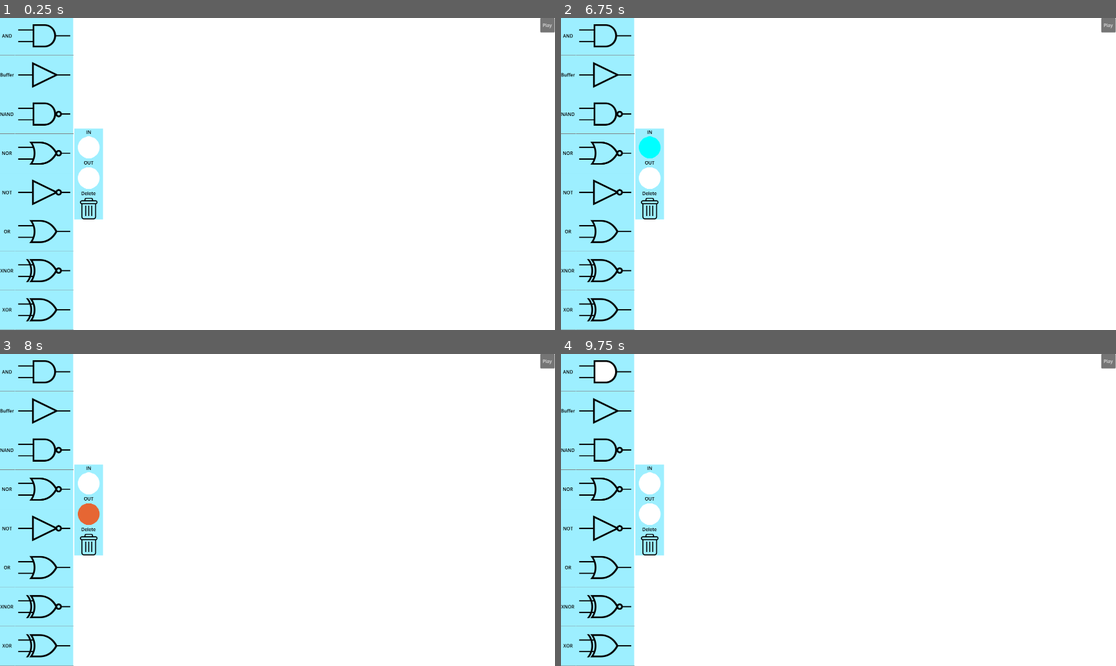
Above: before the commit, frames 1-4 (two rows, left to right).
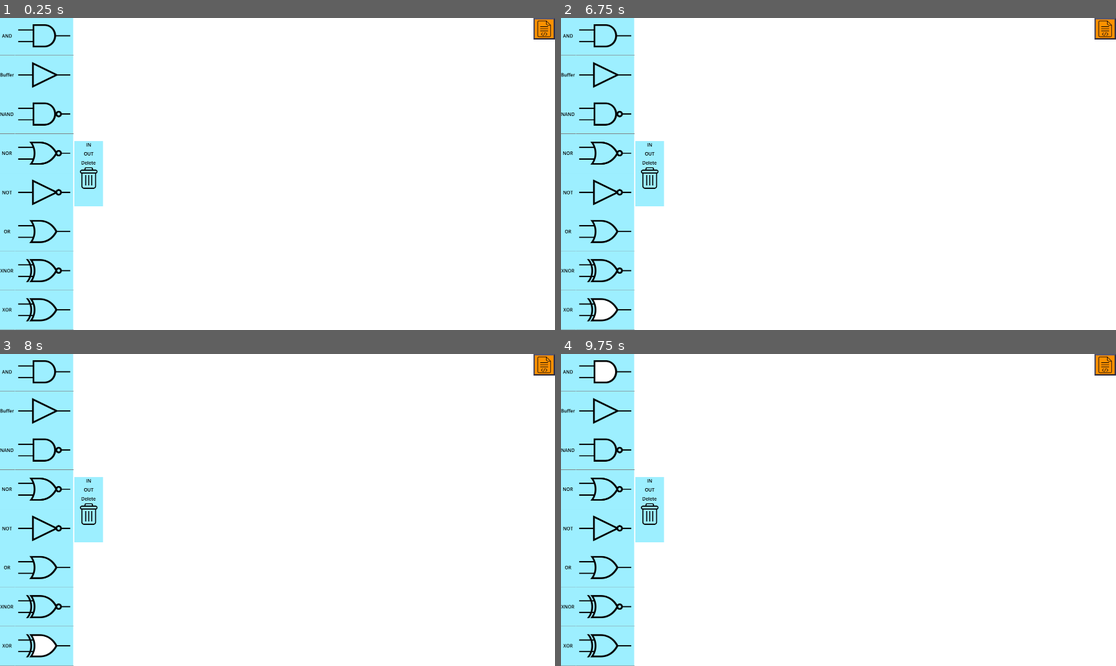
Above: after the commit, the same moments.

Repository: sleep-walkerr/CircuitCanvas
Game: Godot game, scene res://MainScene.tscn
Same seed, same stepped clock (60 frames per second), same inputs: the game is played once before the commit and once after it.
Inputs (mouse positions are in pixels of both pictures, inside the frame that each line leads up to; where the layout moved, square brackets give the same spot in the first picture):
- Up to frame 1 (0.25 s): no input
- Up to frame 2 (6.75 s): click (605, 36) at 0.5 s; click (605, 74) at 1.25 s; click (605, 114) at 2 s; click (605, 152) at 2.75 s; click (605, 192) at 3.5 s; click (605, 230) at 4.25 s; click (605, 270) at 5 s; click (605, 311) at 5.75 s; click (649, 149) [649, 145] at 6.5 s
- Up to frame 3 (8 s): click (88, 494) [88, 513] at 7.25 s
- Up to frame 4 (9.75 s): click (1104, 363) [1110, 360] at 8 s; click (1104, 363) [1110, 360] at 8.75 s; click (605, 372) at 9.5 s

The runs differ from the first frame. In frame 1, 1.2% of the frame differs, in the area x 13-100%, y 0-65%; in frame 2, 1.4%, in the area x 5-100%, y 0-97%; in frame 3, 1.4%; in frame 4, 1.2%.

Commit message:
Fixed mouse warp jumping for the most part after drag and drop. Added icon for create sdl file button.

Diff:
--- a/GUI/GUIScript.gd
+++ b/GUI/GUIScript.gd
@@ -25,8 +25,8 @@
 
 
 		var currentGateTextureButton = TextureButton.new()
-		currentGateTextureButton.texture_normal = load("res://Gate/" + gateType + ".png")
-		currentGateTextureButton.texture_pressed = load("res://Gate/" + gateType + "Pressed.png")
+		currentGateTextureButton.texture_normal = load("res://Icons/" + gateType + ".png")
+		currentGateTextureButton.texture_pressed = load("res://Icons/" + gateType + "Pressed.png")
 		currentGateTextureButton.stretch_mode = TextureButton.STRETCH_KEEP_CENTERED
 		currentGateTextureButton.name = gateType
 		currentGateTextureButton.size_flags_vertical = Control.SIZE_EXPAND_FILL
@@ -51,7 +51,7 @@
 
 		var currentOtherTextureButton = TextureButton.new()
 		currentOtherTextureButton.name = otherType
-		currentOtherTextureButton.texture_normal = load("res://Input_Output/" + otherType + ".png")
+		currentOtherTextureButton.texture_normal = load("res://Icons/" + otherType + ".png")
 		currentOtherTextureButton.stretch_mode = TextureButton.STRETCH_KEEP_CENTERED
 		get_node("HBoxContainer//Control2/VBoxContainer").add_child(currentOtherTextureButton)
 
--- a/Gate/Gate.gd
+++ b/Gate/Gate.gd
@@ -13,7 +13,7 @@
 
 func set_Gate_Type(type):
 	# adds corresponding gate texture to instanced gate
-	gateSprite.texture = load("res://Gate/" + type + "Instanced.png")
+	gateSprite.texture = load("res://Icons/" + type + "Instanced.png")
 	self.add_child(gateSprite)
 	#script switching and whatnot will happen here when i've worked on the functionality of the gates later
 
@@ -21,6 +21,7 @@
 func calculate_Output_PIN_Index(newPINNumber):
 	#find new index of output pin
 	inAndOutPINListDictionary["OUT"][0].set_meta("PINNo", newPINNumber+1)
+
 
 func _ready():
 	$Area2D.connect("input_event",Callable(get_node("/root/Node2D"),"InstancedCircuitObjectInput").bind(self))
--- a/Gate/Gate.tscn
+++ b/Gate/Gate.tscn
@@ -1,7 +1,7 @@
 [gd_scene load_steps=5 format=3 uid="uid://b0yijn7js5wdy"]
 
-[ext_resource type="Texture2D" uid="uid://cf4mg45s8j4ky" path="res://Gate/Blank.png" id="1"]
 [ext_resource type="Script" path="res://Gate/Gate.gd" id="2"]
+[ext_resource type="Texture2D" uid="uid://c3vqurekb1ig2" path="res://Icons/Blank.png" id="2_ktuw3"]
 
 [sub_resource type="RectangleShape2D" id="1"]
 size = Vector2(223.5, 100)
@@ -21,7 +21,7 @@
 self_modulate = Color(0.419608, 0.933333, 1, 0.392157)
 show_behind_parent = true
 scale = Vector2(1.1175, 1)
-texture = ExtResource("1")
+texture = ExtResource("2_ktuw3")
 
 [node name="Area2D" type="Area2D" parent="."]
 collision_layer = 2
--- a/GatePIN/InPIN.tscn
+++ b/GatePIN/InPIN.tscn
@@ -1,7 +1,7 @@
-[gd_scene load_steps=4 format=3 uid="uid://su3moy6e73fh"]
+[gd_scene load_steps=4 format=3 uid="uid://byhoc0p41pvsk"]
 
 [ext_resource type="Script" path="res://GatePIN/PIN.gd" id="1_vklv8"]
-[ext_resource type="Texture2D" uid="uid://ceiv2ip1a2jy3" path="res://GatePIN/InPIN.png" id="2_d5ktr"]
+[ext_resource type="Texture2D" uid="uid://ceiv2ip1a2jy3" path="res://Icons/InPIN.png" id="2_c3wtb"]
 
 [sub_resource type="CircleShape2D" id="CircleShape2D_futx2"]
 radius = 9.0
@@ -12,7 +12,7 @@
 
 [node name="Pin" type="Sprite2D" parent="."]
 self_modulate = Color(0, 0, 0, 1)
-texture = ExtResource("2_d5ktr")
+texture = ExtResource("2_c3wtb")
 
 [node name="Area2D" type="Area2D" parent="."]
 
--- a/GatePIN/OutPIN.tscn
+++ b/GatePIN/OutPIN.tscn
@@ -1,7 +1,7 @@
-[gd_scene load_steps=4 format=3 uid="uid://bwdhxt47i8pe1"]
+[gd_scene load_steps=4 format=3 uid="uid://cna52vbos2hhj"]
 
 [ext_resource type="Script" path="res://GatePIN/PIN.gd" id="1_6b4mb"]
-[ext_resource type="Texture2D" uid="uid://d3ka6dec472u0" path="res://GatePIN/OutPIN.png" id="1_724dw"]
+[ext_resource type="Texture2D" uid="uid://d3ka6dec472u0" path="res://Icons/OutPIN.png" id="2_gpxyp"]
 
 [sub_resource type="CircleShape2D" id="CircleShape2D_futx2"]
 radius = 9.0
@@ -12,7 +12,7 @@
 
 [node name="OutPin" type="Sprite2D" parent="."]
 self_modulate = Color(0, 0, 0, 1)
-texture = ExtResource("1_724dw")
+texture = ExtResource("2_gpxyp")
 
 [node name="Area2D" type="Area2D" parent="."]
 
--- a/Input_Output/Input_Output.tscn
+++ b/Input_Output/Input_Output.tscn
@@ -1,8 +1,8 @@
 [gd_scene load_steps=8 format=3 uid="uid://dqwjnwliy27fb"]
 
 [ext_resource type="Script" path="res://Input_Output/Input_Output.gd" id="1_ymao4"]
-[ext_resource type="Texture2D" uid="uid://bd77wqshmdtar" path="res://Input_Output/BodyX.png" id="2_dac8j"]
-[ext_resource type="Texture2D" uid="uid://cf4mg45s8j4ky" path="res://Gate/Blank.png" id="3_0vn13"]
+[ext_resource type="Texture2D" uid="uid://0a8e2mptimv5" path="res://Icons/IN_OUT_BODY.png" id="2_6avka"]
+[ext_resource type="Texture2D" uid="uid://coejn8p7sr42a" path="res://Icons/IOBlank.png" id="3_jwg8m"]
 
 [sub_resource type="CircleShape2D" id="CircleShape2D_2haeo"]
 radius = 38.3275
@@ -54,7 +54,7 @@
 [node name="BodyX" type="Sprite2D" parent="."]
 self_modulate = Color(0.262745, 0.643137, 0.929412, 0.541176)
 z_index = -1
-texture = ExtResource("2_dac8j")
+texture = ExtResource("2_6avka")
 
 [node name="Blank" type="Sprite2D" parent="."]
 visible = false
@@ -62,7 +62,7 @@
 show_behind_parent = true
 position = Vector2(9.53674e-07, -0.500002)
 scale = Vector2(0.39, 0.79)
-texture = ExtResource("3_0vn13")
+texture = ExtResource("3_jwg8m")
 
 [node name="PINSpacer" type="Line2D" parent="."]
 visible = false
--- a/MainScene.gd
+++ b/MainScene.gd
@@ -53,16 +53,18 @@
 
 			elif Input.mouse_mode == Input.MOUSE_MODE_CAPTURED:
 				Input.mouse_mode = Input.MOUSE_MODE_HIDDEN
-				Input.warp_mouse(scene_currently_over.position + scene_currently_over.offset)
+				await get_tree().process_frame
+				Input.warp_mouse(scene_currently_over.get_position_delta() + scene_currently_over.offset)
 				Input.mouse_mode = Input.MOUSE_MODE_VISIBLE
+				mouseOverAndSelectionCast.enabled = true
 
 		if Input.mouse_mode == Input.MOUSE_MODE_CAPTURED:
 			scene_currently_over.direction += mouseDelta* (Performance.get_monitor(Performance.TIME_FPS)) * delta # current position of mouse relative to last * current fps * time since last frame. This allows for consistent movement reguardless of framerate
 			mouseDelta = Vector2(0,0)
 	elif Input.mouse_mode == Input.MOUSE_MODE_CAPTURED:
 		Input.mouse_mode = Input.MOUSE_MODE_HIDDEN
-		Input.warp_mouse(scene_currently_over.position + scene_currently_over.offset)
 		Input.mouse_mode = Input.MOUSE_MODE_VISIBLE
+		mouseOverAndSelectionCast.enabled = true
 
 func _input(event):
 	if !Input.is_key_pressed(KEY_CTRL):
@@ -118,6 +120,7 @@
 	if !Input.is_key_pressed(KEY_CTRL):
 		if Input.is_mouse_button_pressed(1): #check if you clicked and then moved mouse w/o letting go of mouse 1 (for drag initiation) since last input event
 			if objectSendingInput.lastMousePos != get_global_mouse_position():
+				mouseOverAndSelectionCast.enabled = false
 				Input.mouse_mode = Input.MOUSE_MODE_CAPTURED
 
 func UpdateConnectionCoordinates(sceneToUpdate): # updates coordinates of and redraws connection as participating gate is moved
@@ -296,15 +299,15 @@
 func SetSelectedGate(gateButton):
 	for gateButtonIterate in $GUI/HBoxContainer/Control/HBoxContainer/VBoxContainer.get_children():
 		if "TextureButton" in gateButtonIterate.get_class():
-			gateButtonIterate.texture_normal = load("res://Gate/" + gateButtonIterate.name + ".png")
+			gateButtonIterate.texture_normal = load("res://Icons/" + gateButtonIterate.name + ".png")
 	for otherButtonIterate in $GUI/HBoxContainer/Control2/VBoxContainer.get_children():
 		if otherButtonIterate.name == "IN" or otherButtonIterate.name == "OUT":
 			otherButtonIterate.self_modulate = Color(1.0, 1.0, 1.0, 1.0)
 		elif otherButtonIterate.name == "Delete":
-			otherButtonIterate.texture_normal = load("res://Input_Output/Delete.png")
+			otherButtonIterate.texture_normal = load("res://Icons/Delete.png")
 
 	if gateButton.name == "Delete":
-		gateButton.texture_normal = load("res://Input_Output/DeletePressed.png")
+		gateButton.texture_normal = load("res://Icons/DeletePressed.png")
 		selectedGate = gateButton.name
 	elif gateButton.name == "IN":
 		gateButton.self_modulate = Color(0.0, 1.0, 1.0, 1.0)
@@ -313,7 +316,7 @@
 		gateButton.self_modulate = Color(0.9, 0.4, 0.2, 1.0)
 		selectedGate = gateButton.name
 	else:
-		gateButton.texture_normal = load("res://Gate/" + gateButton.name + "Pressed.png")
+		gateButton.texture_normal = load("res://Icons/" + gateButton.name + "Pressed.png")
 		selectedGate = gateButton.name
 
 func _on_gd_example_position_changed(node, new_pos):
--- a/MainScene.tscn
+++ b/MainScene.tscn
@@ -1,10 +1,12 @@
-[gd_scene load_steps=4 format=3 uid="uid://dljx875ck4qqg"]
+[gd_scene load_steps=6 format=3 uid="uid://dljx875ck4qqg"]
 
 [ext_resource type="Script" path="res://MainScene.gd" id="2"]
+[ext_resource type="Texture2D" uid="uid://d2vpectiowrl4" path="res://Icons/scriptButton.png" id="3_d1bm1"]
+[ext_resource type="Texture2D" uid="uid://dsajjk1k1f270" path="res://Icons/scriptButtonPressed.png" id="4_e0x60"]
 [ext_resource type="PackedScene" uid="uid://cfunyue2jj6vc" path="res://GUI/GUI.tscn" id="10"]
 
 [sub_resource type="RectangleShape2D" id="RectangleShape2D_wq1or"]
-size = Vector2(52, 52)
+size = Vector2(75, 75)
 
 [node name="Node2D" type="Node2D"]
 script = ExtResource("2")
@@ -48,22 +50,20 @@
 4/6/2023
 - To solve for selection bug "
 
-[node name="SimulateLogicButton" type="Button" parent="."]
-anchors_preset = 8
-anchor_left = 0.5
-anchor_top = 0.5
-anchor_right = 0.5
-anchor_bottom = 0.5
-offset_left = 1869.0
-offset_right = 1919.0
-offset_bottom = 50.0
-grow_horizontal = 2
-grow_vertical = 2
+[node name="SimulateLogicButton" type="TextureButton" parent="."]
+anchors_preset = 1
+anchor_left = 1.0
+anchor_right = 1.0
+offset_left = 1845.0
+offset_right = 1920.0
+offset_bottom = 75.0
+grow_horizontal = 0
 pivot_offset = Vector2(25, 25)
-text = "Play"
+texture_normal = ExtResource("3_d1bm1")
+texture_pressed = ExtResource("4_e0x60")
 
 [node name="Area2D" type="Area2D" parent="SimulateLogicButton"]
-position = Vector2(25, 25)
+position = Vector2(37.5, 37.5)
 
 [node name="CollisionShape2D" type="CollisionShape2D" parent="SimulateLogicButton/Area2D"]
 shape = SubResource("RectangleShape2D_wq1or")
Binary file removed: GatePIN/PINRod.png
Binary file removed: GatePIN/XNORSafeCopy.png
Binary file removed: GatePIN/gatePin.png
Binary file removed: IconBackup/AND.png
Binary file removed: IconBackup/Buffer.png
Binary file removed: IconBackup/NAND.png
Binary file removed: IconBackup/NOR.png
Binary file removed: IconBackup/NOT.png
Binary file removed: IconBackup/OR.png
Binary file removed: IconBackup/XNOR.png
Binary file removed: IconBackup/XOR.png
Binary file removed: IconBackup/delete.png
(and 39 more such lines)
